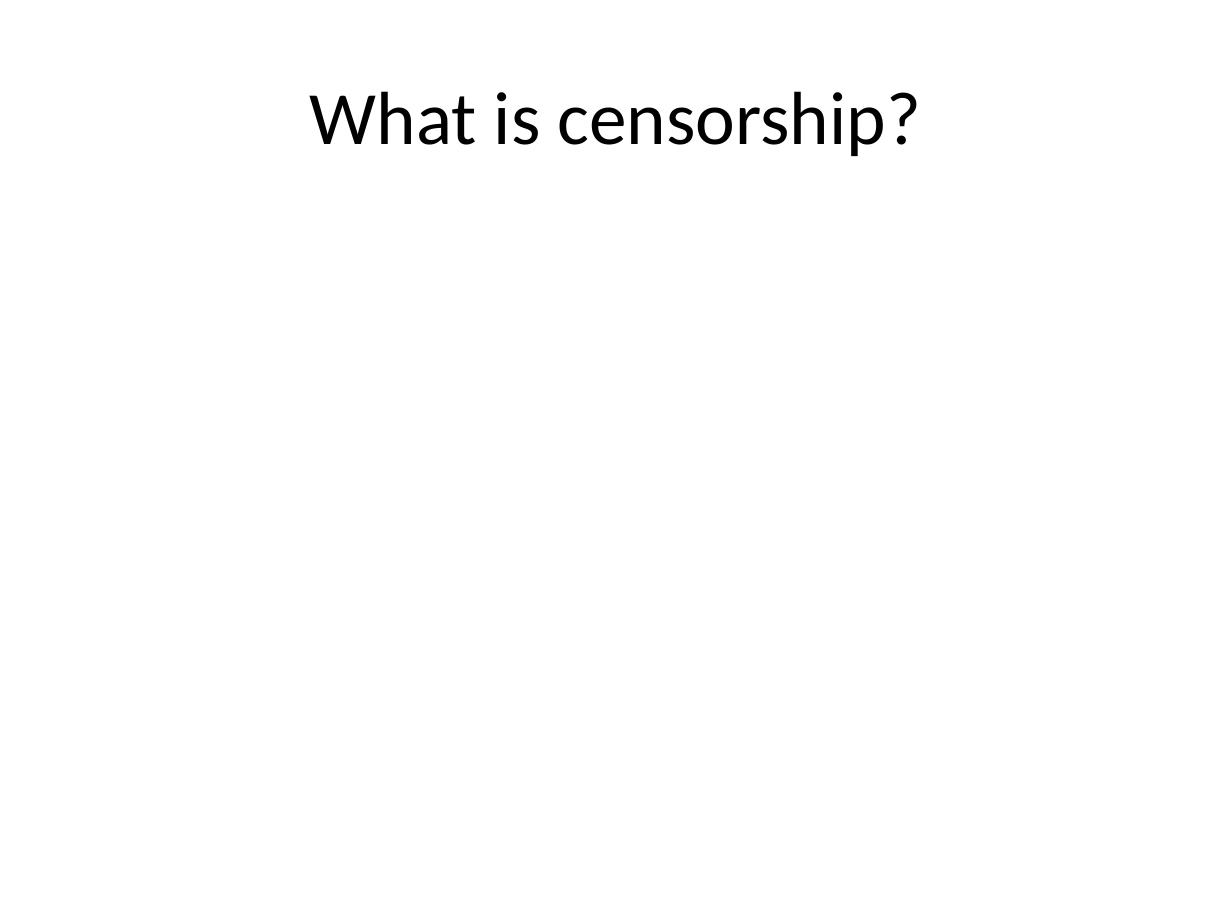
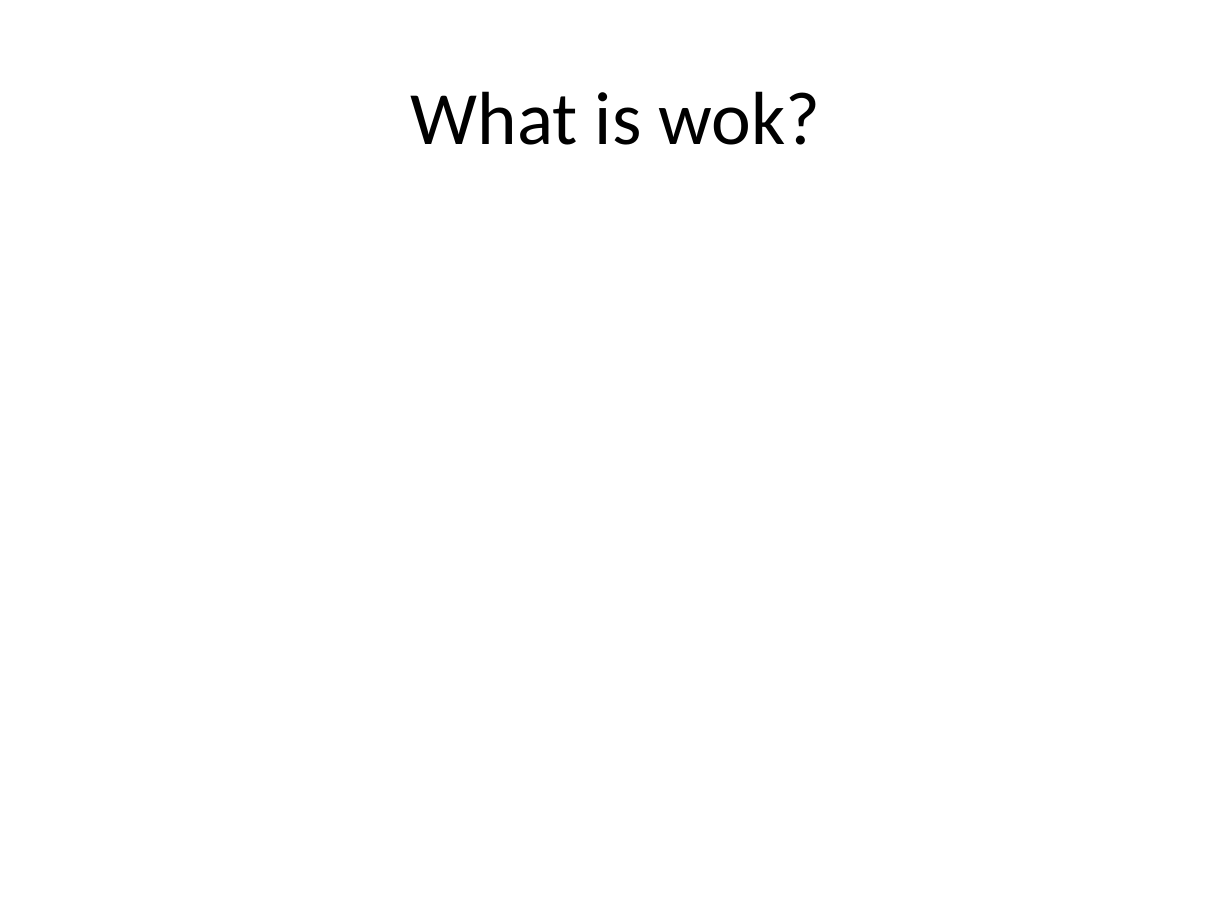
Before and after one commit to UnknownExplorerSK/presentation, a slide deck: slide 2 of Testing.pptx. Drawn at 1232x924 pixels with LibreOffice and Linux fonts; fonts in the diff are those of the drawing. Boxes give left, top, right and bottom in pixels: in the first picture for what was removed or moved away, otherwise in the second. Text is boxed around its words. In the diff, an @@ line names an element or a change of style, - is before the commit and + after.

```diff
--- a/Testing.pptx
+++ b/Testing.pptx
@@ title at <box>411,91,821,145</box>: text changed @@
-What is censorship?
+What is wok?
```
Also in this commit, not shown: 5 slides added, 1 slide removed, 1 other file.
